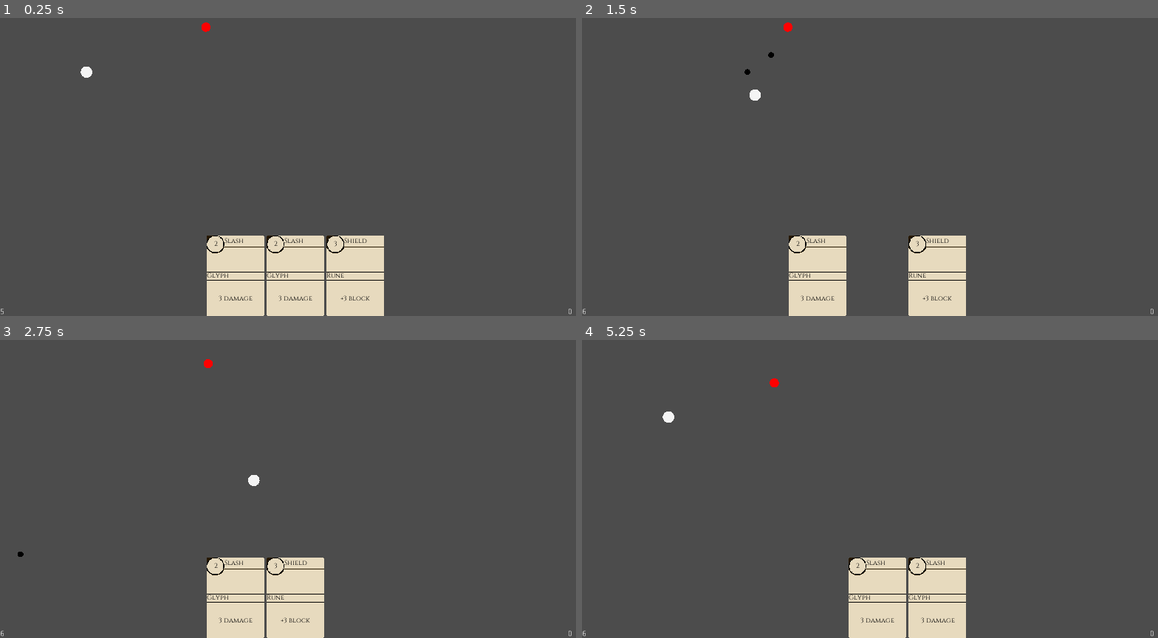
Above: before the commit, frames 1-4 (two rows, left to right).
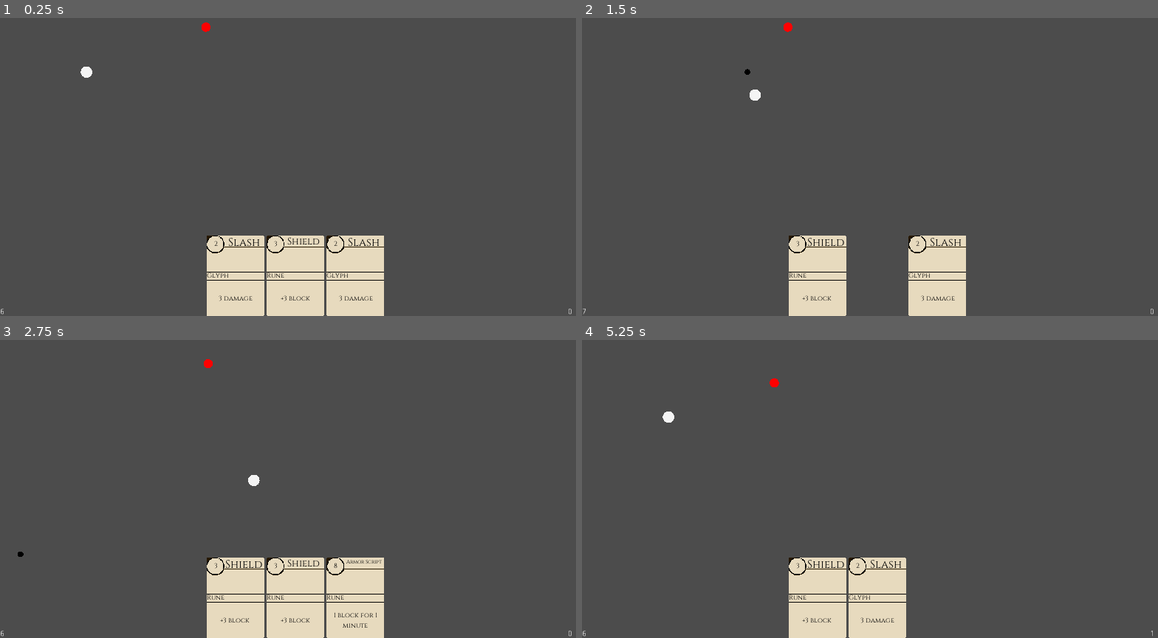
Above: after the commit, the same moments.

Repository: the-alex-g/ScrollMage
Game: Godot game, scene res://World/World.tscn
Two runs of this game, one before a commit and one after it. Both use one fixed random seed, a clock stepped at 60 frames per second and the inputs below.
Inputs:
- Up to frame 1 (0.25 s): no input
- Up to frame 2 (1.5 s): tap Enter at 0.5 s; hold D (right) 0.53-1.28 s; tap Keypad 1 (spell_slot_1) at 0.6 s; hold S (down) from 1.28 s (still down); tap 2 (spell_slot_2) at 1.35 s
- Up to frame 3 (2.75 s): release S (down) at 2.03 s; hold D (right) from 2.03 s (still down); tap 3 (spell_slot_3) at 2.1 s
- Up to frame 4 (5.25 s): release D (right) at 2.78 s; hold W (up) 2.78-3.53 s; tap one key every 0.75 s from 2.85 s: Keypad 1 (spell_slot_1) 2 (spell_slot_2) 3 (spell_slot_3) Keypad 1 (spell_slot_1); hold A (left) 3.53-5.03 s; hold S (down) from 5.03 s (still down)

The runs differ from the first frame. In frame 1, 0.4% of the frame differs, in the area x 0-66%, y 73-100%; in frame 2, 0.4%; in frame 3, 2.9%; in frame 4, 5.4%, in the area x 35-100%, y 73-100%.

Commit message:
Add font resizing

Diff:
--- a/project/CardManager/CardManager.gd
+++ b/project/CardManager/CardManager.gd
@@ -19,6 +19,7 @@
 	for i in 4:
 		_deck.append(_library.get_attack("Slash"))
 		_deck.append(_library.get_boost("Shield"))
+	_deck.append(_library.get_ritual("Armor Script"))
 
 	_deck.shuffle()
 	for i in 3:
--- a/project/HUD/DisplayCard.gd
+++ b/project/HUD/DisplayCard.gd
@@ -1,4 +1,6 @@
 extends TextureRect
+
+var card_built : Card
 
 onready var _title_label : Label = $TitleLabel
 onready var _description_label : Label = $DescriptionLabel
@@ -6,15 +8,24 @@
 onready var _cast_time_label : Label = $CastTimeLabel
 
 
+func _ready()->void:
+	for child in get_children():
+		if child is Label:
+			child.add_font_override("font", load("res://Resources/small_font.tres").duplicate())
+
+
 func build(card:Card)->void:
 	if card == null:
 		_clear_card()
-	else:
+	elif card != card_built:
 		_title_label.text = card.card_name
 		_cast_time_label.text = str(int(card.cast_time * 4))
+
 		_flag_label.text = ""
 		for flag in card.flags:
 			_flag_label.text += str(Card.Flags.keys()[flag]).capitalize() + " "
+
+		_resize_font(_title_label, 68)
 
 		_description_label.text = card.card_text
 		modulate = Color(1, 1, 1, 1)
@@ -26,3 +37,10 @@
 	_description_label.text = ""
 	_cast_time_label.text = ""
 	modulate = Color(1, 1, 1, 0)
+
+
+func _resize_font(on:Label, size:int)->void:
+	while on.get_font("font").get_string_size(on.text).x > size:
+		on.get_font("font").size -= 1
+	while on.get_font("font").get_string_size(on.text).x < size - 15:
+		on.get_font("font").size += 1
--- a/project/HUD/DisplayCard.tscn
+++ b/project/HUD/DisplayCard.tscn
@@ -11,11 +11,12 @@
 [node name="TitleLabel" type="Label" parent="."]
 anchor_right = 1.0
 margin_left = 31.0
-margin_top = 1.0
+margin_top = -1.0
 margin_right = -2.0
-margin_bottom = 18.0
+margin_bottom = 16.0
 custom_colors/font_color = Color( 0, 0, 0, 1 )
-custom_fonts/font = ExtResource( 3 )
+align = 1
+valign = 1
 autowrap = true
 
 [node name="FlagLabel" type="Label" parent="."]
